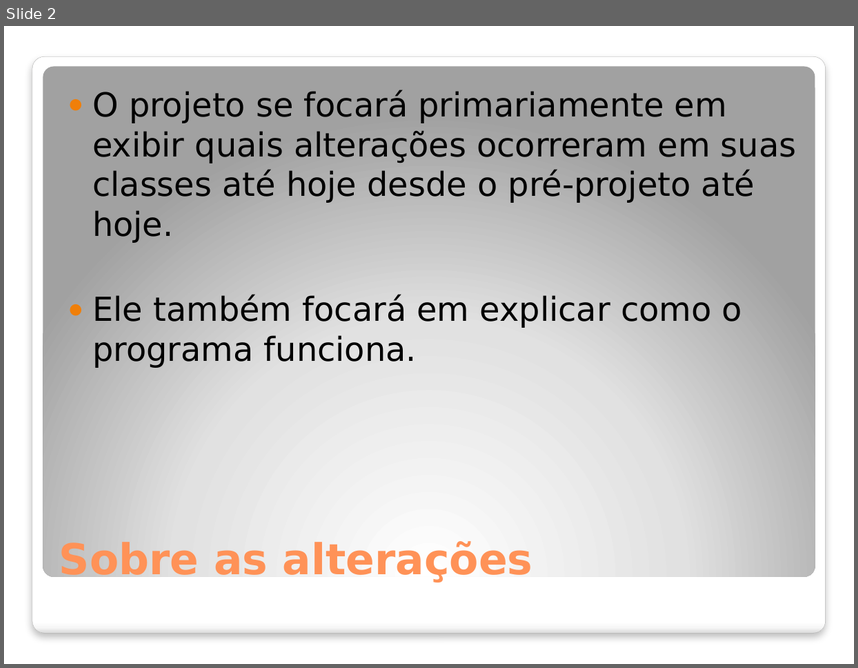
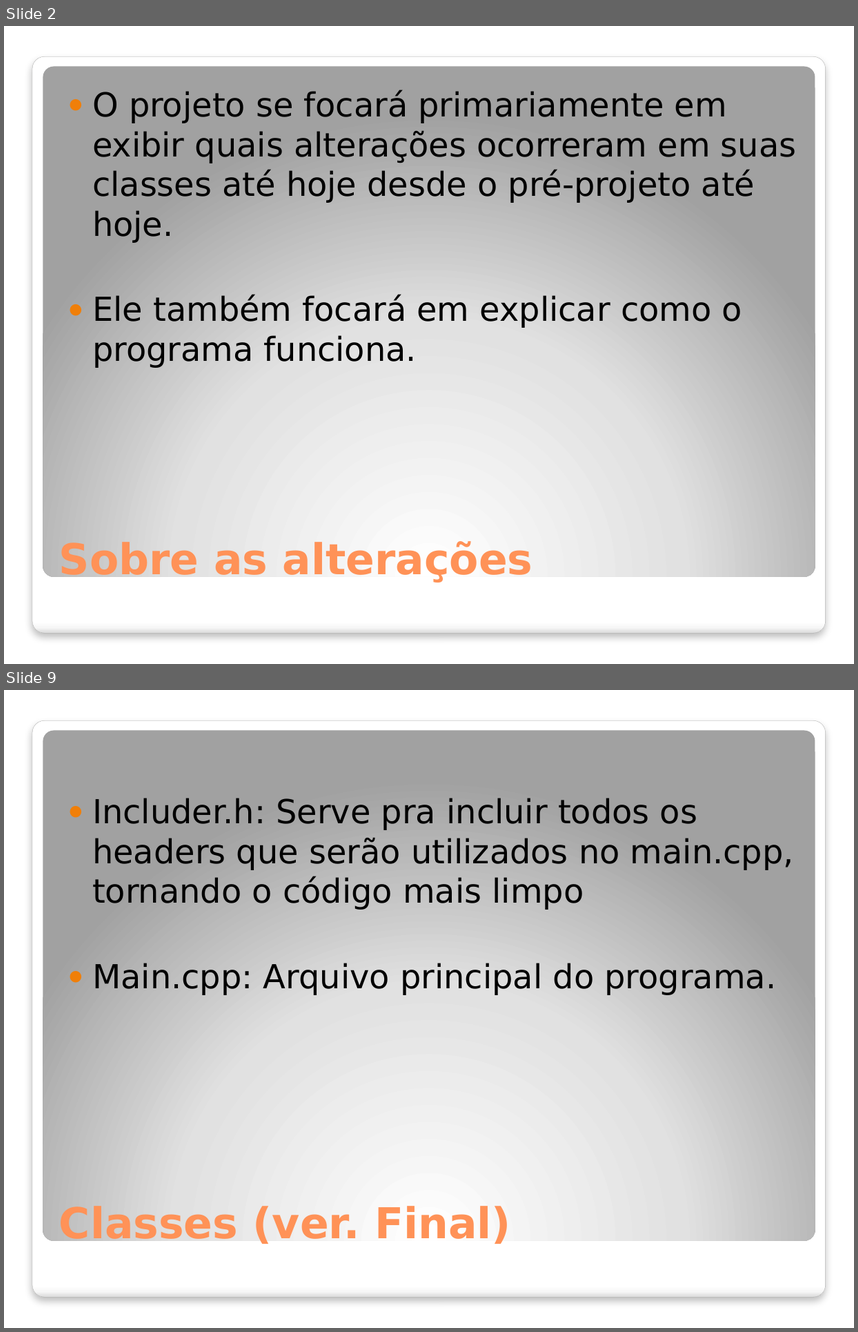
Before and after one commit to Sairaf/ToF2, a slide deck: Apresentação slide/Prog II projeto final.pptx. Shown one above the other, each under a label of ours: slide 2 before the commit, slides 2 and 9 after it; the slides between them are not shown. The pictures are 858x668 and 858x1332 pixels, drawn with LibreOffice and Linux fonts; fonts in the diff are those of the drawing; background and template pictures are left out. Boxes give left, top, right and bottom in pixels: in the first picture for what was removed or moved away, otherwise in the second. Text is boxed around its words. In the diff, an @@ line names an element or a change of style, - is before the commit and + after.

```diff
--- a/Apresentação slide/Prog II projeto final.pptx
+++ b/Apresentação slide/Prog II projeto final.pptx
@@ slide 9 added at (4, 690, 854, 1328), background picture (left out); not listed: 2 template elements that a slide beside it also shows @@
@@ text added at (92, 798, 794, 995), 28 pt, text #000000 @@
+● Includer.h: Serve pra incluir todos os headers que serão utilizados no main.cpp, tornando o código mais limpo
+● Main.cpp: Arquivo principal do programa.
@@ title added at (59, 1204, 511, 1248), 36 pt, text #FF9258, bold @@
+Classes (ver. Final)
```
Also in this commit, not shown: 2 slides changed, 6 other slides added, 5 slides removed, 14 other files.
